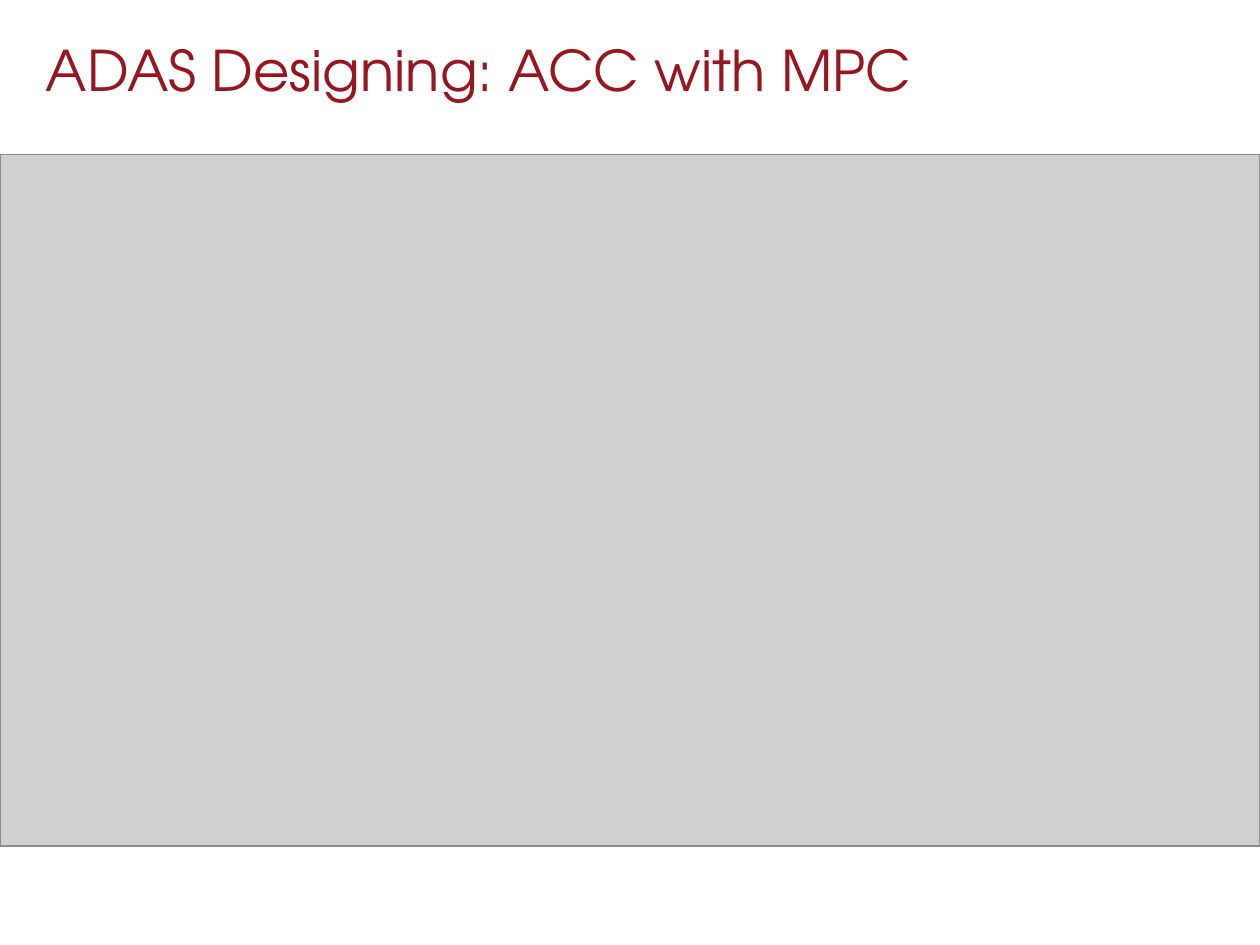
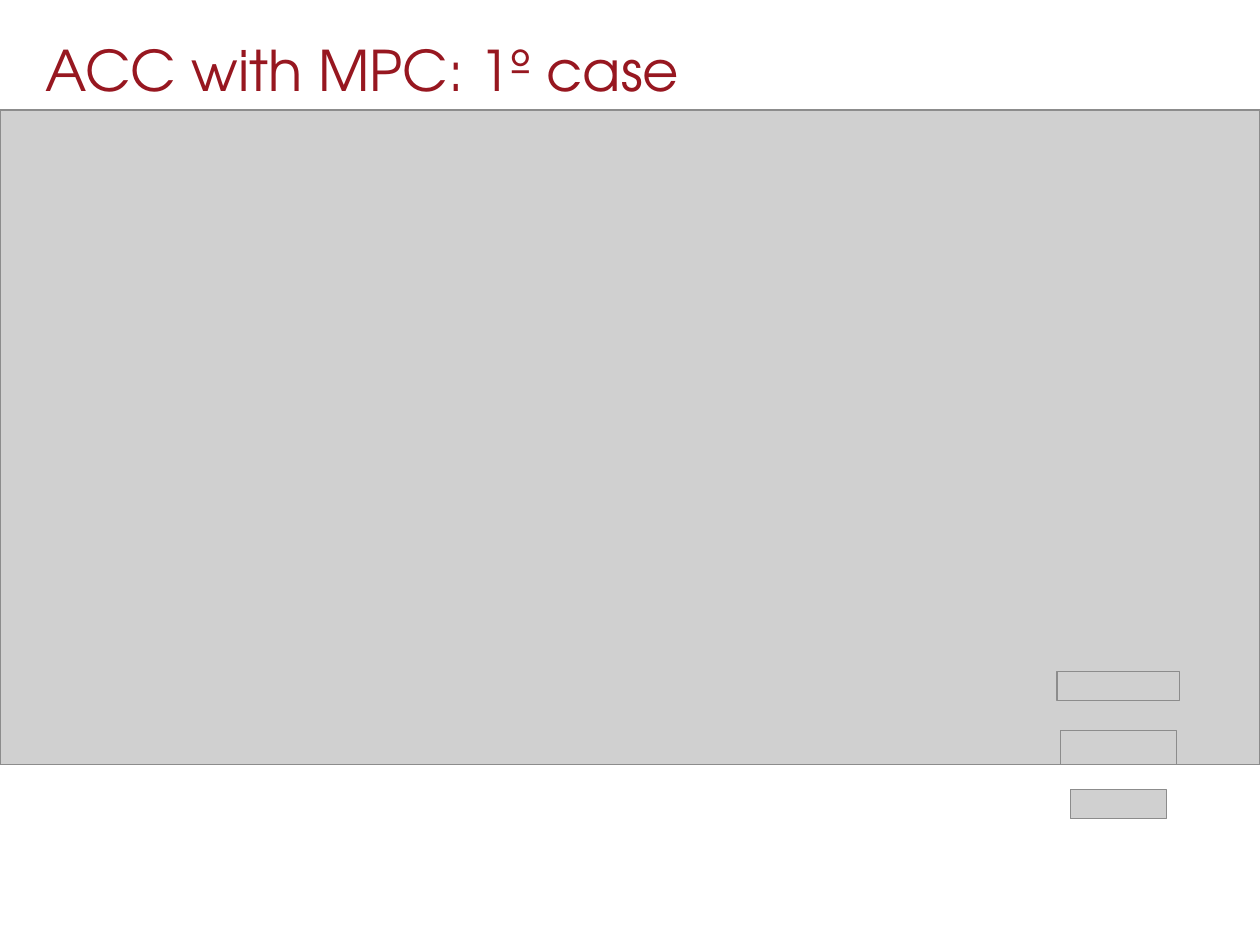
Before and after one commit to Arciro/CSAGV-project, a slide deck: slide 12 of Presentation.pptx. Drawn at 1260x945 pixels with LibreOffice and Linux fonts; fonts in the diff are those of the drawing; grey boxes stand for pictures. Boxes give left, top, right and bottom in pixels: in the first picture for what was removed or moved away, otherwise in the second. Text is boxed around its words. In the diff, an @@ line names an element or a change of style, - is before the commit and + after.

```diff
--- a/Presentation.pptx
+++ b/Presentation.pptx
@@ text at bbox=[46, 49, 680, 117]: text changed @@
-ADAS Designing: ACC with MPC
+ACC with MPC: 1º case
@@ picture: place and size @@
-picture at bbox=[0, 154, 1260, 845]
+picture at bbox=[0, 110, 1260, 765]
@@ picture added at bbox=[1057, 672, 1179, 701] @@
@@ picture added at bbox=[1061, 731, 1177, 765] @@
@@ picture added at bbox=[1071, 790, 1167, 819] @@
```
Also in this commit, not shown: 3 other slides changed, 7 slides added, 1 slide removed, 44 other files.
